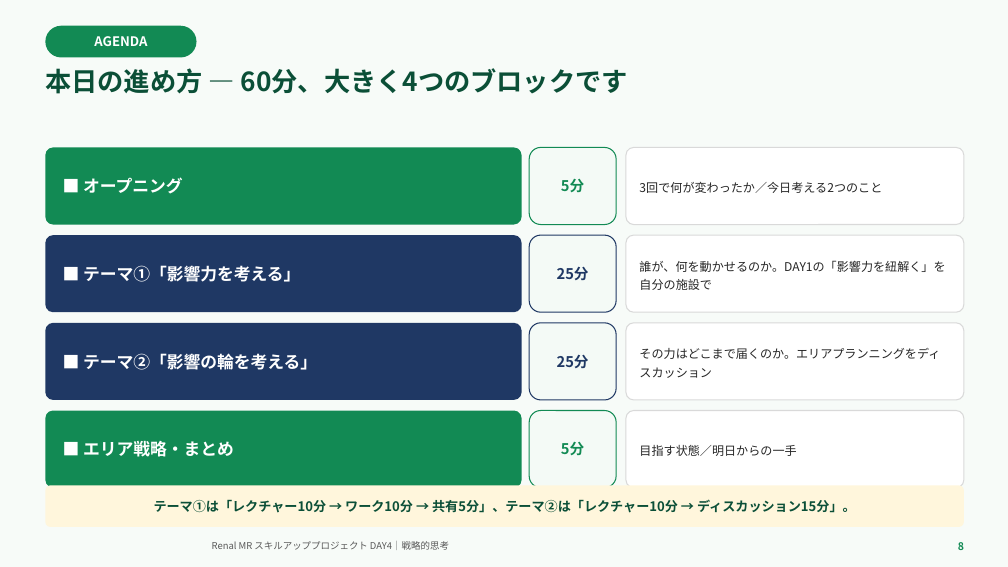
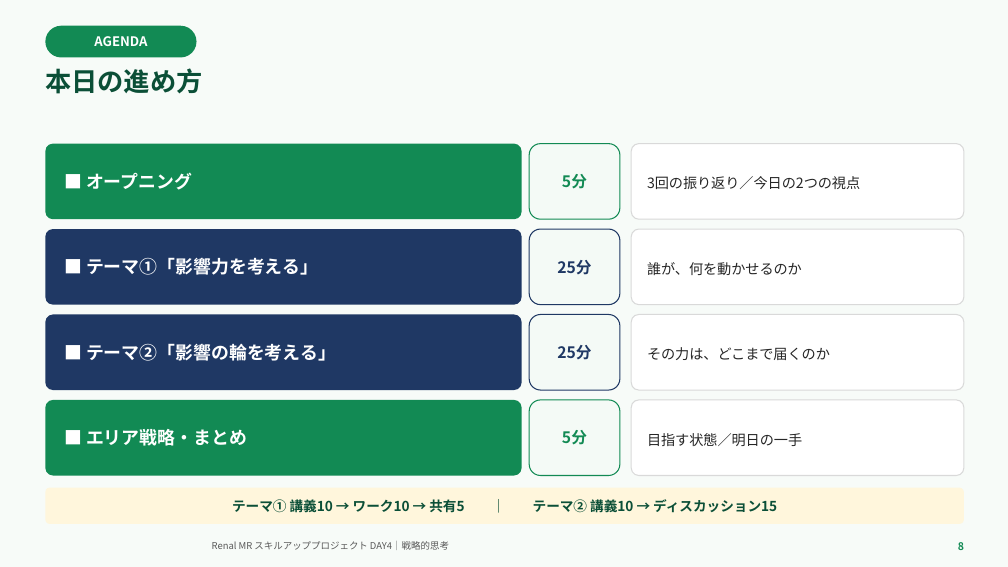
Before and after one commit to TAKUYA-1187/Claude, a slide deck: slide 8 of novartis_training/DAY4_ちょっと分かるだけで世界が変わる.pptx. Drawn at 1008x567 pixels with LibreOffice and Linux fonts; fonts in the diff are those of the drawing; background and template pictures are left out. Boxes give left, top, right and bottom in pixels: in the first picture for what was removed or moved away, otherwise in the second. Text is boxed around its words. In the diff, an @@ line names an element or a change of style, - is before the commit and + after.

```diff
--- a/novartis_training/DAY4_ちょっと分かるだけで世界が変わる.pptx
+++ b/novartis_training/DAY4_ちょっと分かるだけで世界が変わる.pptx
@@ text at (45, 68, 202, 94): text changed @@
-本日の進め方 — 60分、大きく4つのブロックです
+本日の進め方
@@ rounded rectangle "■ オープニング": place and size @@
-rounded rectangle "■ オープニング" at (45, 147, 522, 225)
+rounded rectangle "■ オープニング" at (45, 144, 522, 219)
@@ rounded rectangle "5分": place and size @@
-rounded rectangle "5分" at (529, 147, 616, 225)
+rounded rectangle "5分" at (529, 144, 620, 219)
@@ rounded rectangle "3回の振り返り／今日の2つの視点": place and size @@
-rounded rectangle "3回の振り返り／今日の2つの視点" at (626, 147, 964, 225)
+rounded rectangle "3回の振り返り／今日の2つの視点" at (631, 144, 964, 219)
@@ text in rounded rectangle at (647, 176, 860, 189): text changed; size 11.5 to 13.5 pt @@
-3回で何が変わったか／今日考える2つのこと
+3回の振り返り／今日の2つの視点
@@ rounded rectangle "■ テーマ①「影響力を考える」": place and size @@
-rounded rectangle "■ テーマ①「影響力を考える」" at (45, 235, 522, 312)
+rounded rectangle "■ テーマ①「影響力を考える」" at (45, 229, 522, 305)
@@ rounded rectangle "25分": place and size @@
-rounded rectangle "25分" at (529, 235, 616, 312)
+rounded rectangle "25分" at (529, 229, 620, 305)
@@ rounded rectangle "誰が、何を動かせるのか": place and size @@
-rounded rectangle "誰が、何を動かせるのか" at (626, 235, 964, 312)
+rounded rectangle "誰が、何を動かせるのか" at (631, 229, 964, 305)
@@ text in rounded rectangle at (647, 262, 802, 275): text changed; size 11.5 to 13.5 pt @@
-誰が、何を動かせるのか。DAY1の「影響力を紐解く」を自分の施設で
+誰が、何を動かせるのか
@@ rounded rectangle "■ テーマ②「影響の輪を考える」": place and size @@
-rounded rectangle "■ テーマ②「影響の輪を考える」" at (45, 323, 522, 400)
+rounded rectangle "■ テーマ②「影響の輪を考える」" at (45, 315, 522, 390)
@@ rounded rectangle "25分": place and size @@
-rounded rectangle "25分" at (529, 323, 616, 400)
+rounded rectangle "25分" at (529, 315, 620, 390)
@@ rounded rectangle "その力は、どこまで届くのか": place and size @@
-rounded rectangle "その力は、どこまで届くのか" at (626, 323, 964, 400)
+rounded rectangle "その力は、どこまで届くのか" at (631, 315, 964, 390)
@@ text in rounded rectangle at (647, 347, 830, 360): text changed; size 11.5 to 13.5 pt @@
-その力はどこまで届くのか。エリアプランニングをディスカッション
+その力は、どこまで届くのか
@@ size 16 to 17 pt in 4 elements at (45, 144, 522, 219), (45, 229, 522, 305), (45, 315, 522, 390), (45, 400, 522, 476) @@
@@ rounded rectangle "■ エリア戦略・まとめ": place and size @@
-rounded rectangle "■ エリア戦略・まとめ" at (45, 411, 522, 488)
+rounded rectangle "■ エリア戦略・まとめ" at (45, 400, 522, 476)
@@ size 14 to 15 pt in 4 elements at (529, 144, 620, 219), (529, 229, 620, 305), (529, 315, 620, 390), (529, 400, 620, 476) @@
@@ rounded rectangle "5分": place and size @@
-rounded rectangle "5分" at (529, 411, 616, 488)
+rounded rectangle "5分" at (529, 400, 620, 476)
@@ rounded rectangle "目指す状態／明日の一手": place and size @@
-rounded rectangle "目指す状態／明日の一手" at (626, 411, 964, 488)
+rounded rectangle "目指す状態／明日の一手" at (631, 400, 964, 476)
@@ text in rounded rectangle at (647, 433, 802, 446): text changed; size 11.5 to 13.5 pt @@
-目指す状態／明日からの一手
+目指す状態／明日の一手
@@ text in rounded rectangle at (232, 499, 777, 513): text changed; size 12.5 to 13 pt @@
-テーマ①は「レクチャー10分 → ワーク10分 → 共有5分」、テーマ②は「レクチャー10分 → ディスカッション15分」。
+テーマ① 講義10 → ワーク10 → 共有5 ｜ テーマ② 講義10 → ディスカッション15
```
Also in this commit, not shown: 25 other slides changed, 1 other file.
